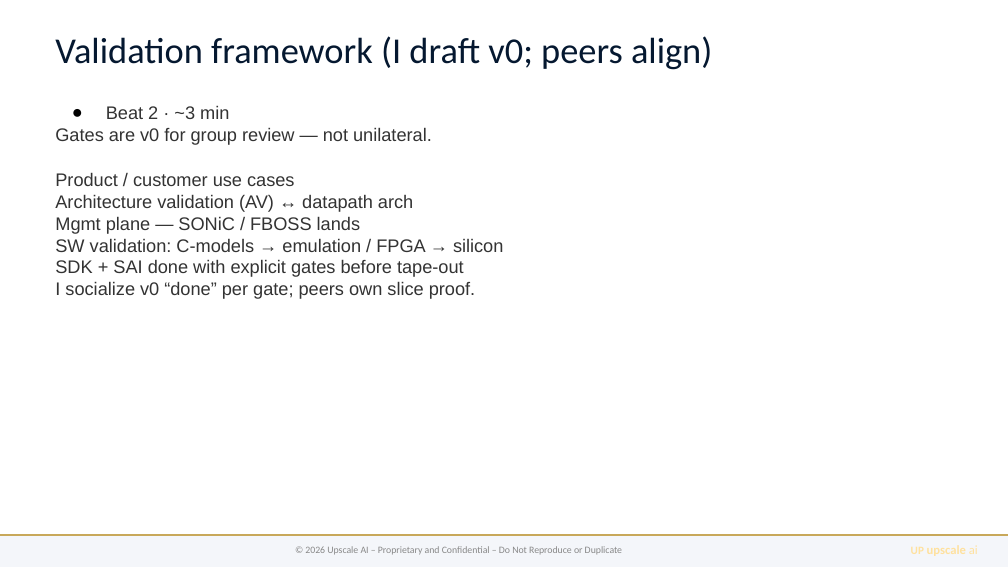
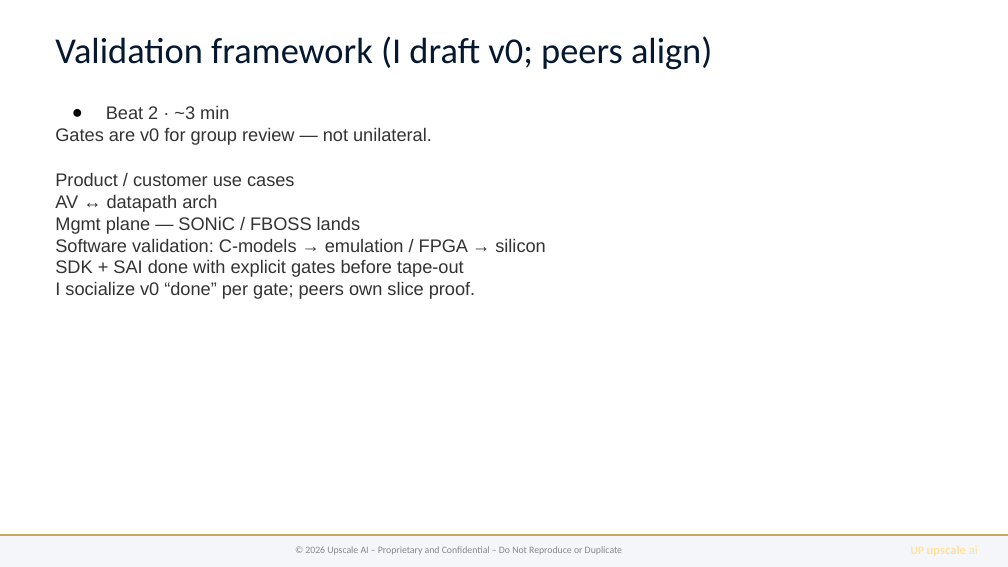
Before and after one commit to upscale-ai-network/agent-template, a slide deck: slide 4 of dt100/manager-arch-vision-b6.pptx. Drawn at 1008x567 pixels with LibreOffice and Linux fonts; fonts in the diff are those of the drawing. Boxes give left, top, right and bottom in pixels: in the first picture for what was removed or moved away, otherwise in the second. Text is boxed around its words. In the diff, an @@ line names an element or a change of style, - is before the commit and + after.

```diff
--- a/dt100/manager-arch-vision-b6.pptx
+++ b/dt100/manager-arch-vision-b6.pptx
@@ text at box(55, 194, 217, 212): text changed @@
-Architecture validation (AV) ↔ datapath arch
+AV ↔ datapath arch
@@ text at box(55, 238, 545, 252): text changed @@
-SW validation: C-models → emulation / FPGA → silicon
+Software validation: C-models → emulation / FPGA → silicon
```
Also in this commit, not shown: 6 other slides changed, 20 other files.
